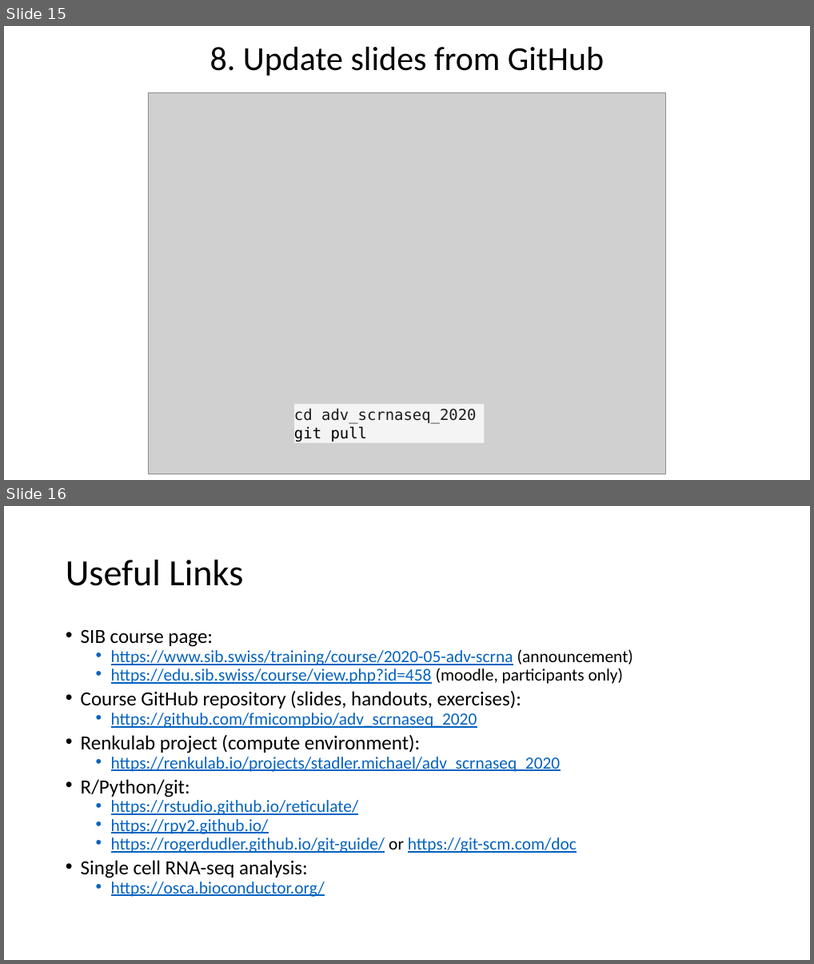
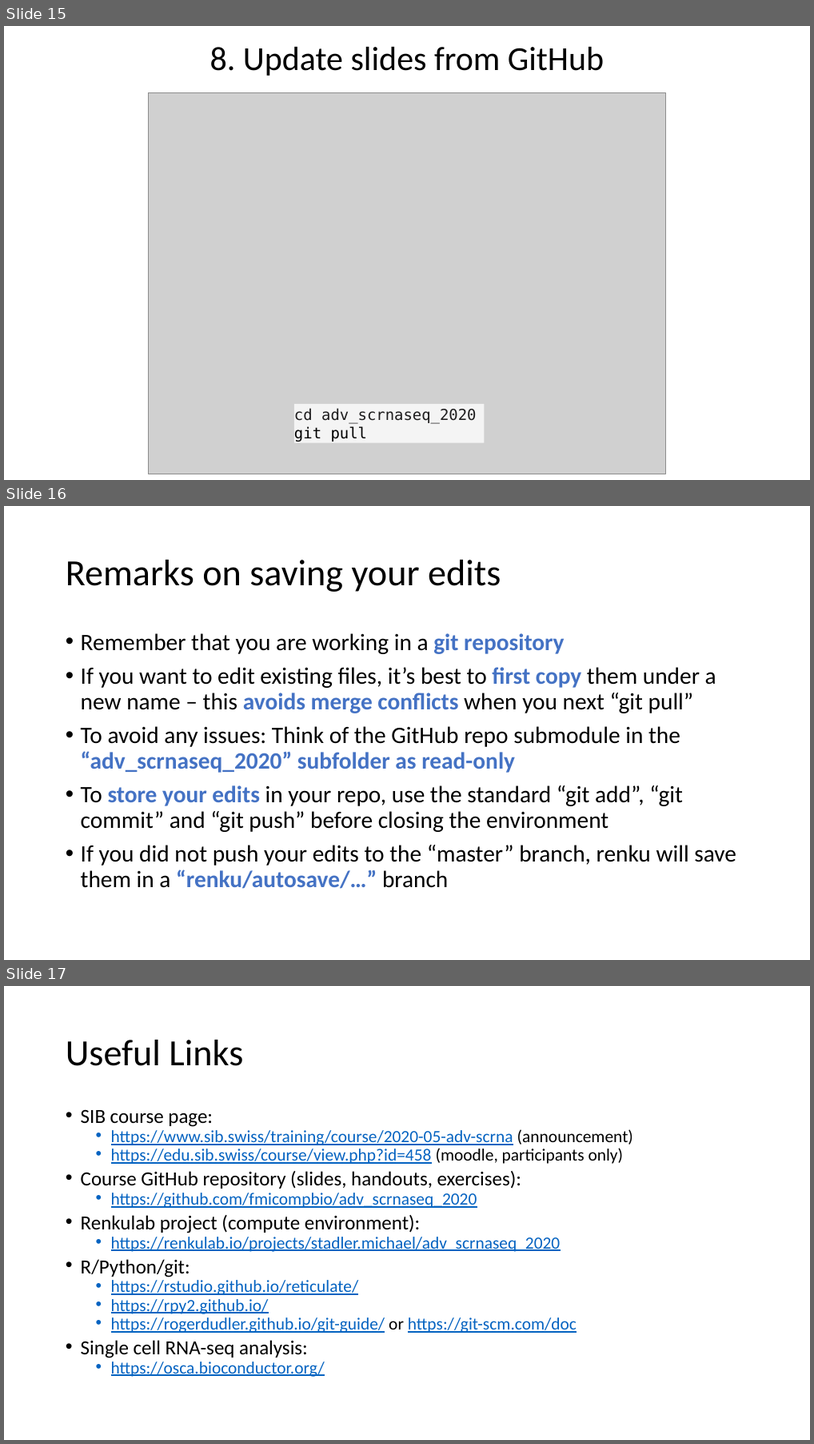
Before and after one commit to fmicompbio/adv_scrnaseq_2020, a slide deck: introduction/SetupRenku.pptx. Shown one above the other, each under a label of ours: slides 15 and 16 before the commit, slides 15, 16 and 17 after it. The pictures are 814x964 and 814x1444 pixels, drawn with LibreOffice and Linux fonts; fonts in the diff are those of the drawing; grey boxes stand for pictures. Boxes give left, top, right and bottom in pixels: in the first picture for what was removed or moved away, otherwise in the second. Text is boxed around its words. In the diff, an @@ line names an element or a change of style, - is before the commit and + after.

Commit message:
edit slides

```diff
--- a/introduction/SetupRenku.pptx
+++ b/introduction/SetupRenku.pptx
@@ slide 16 added at <box>4,506,810,960</box>, background #FFFFFF @@
@@ title added at <box>66,560,501,592</box>, 44 pt, text #000000 @@
+Remarks on saving your edits
@@ text added at <box>81,633,737,888</box>, 28 pt, text #000000 @@
+• Remember that you are working in a git repository
+• If you want to edit existing files, it’s best to first copy them under a new name – this avoids merge conflicts when you next “git pull”
+• To avoid any issues: Think of the GitHub repo submodule in the “adv_scrnaseq_2020” subfolder as read-only
+• To store your edits in your repo, use the standard “git add”, “git commit” and “git push” before closing the environment
+• If you did not push your edits to the “master” branch, renku will save them in a “renku/autosave/…” branch
@@ what was slide 16 is now slide 17 @@
```
